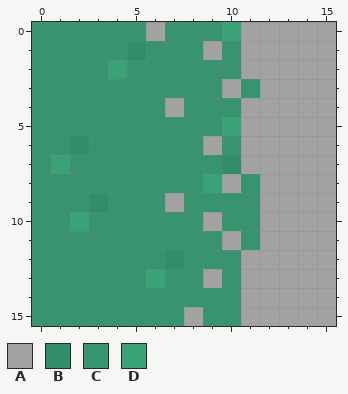
Edited in one commit: pixel-art sprite (images/terrain/concrete_grass_left.png). Above is the file before it was changed.
The file is 16x16 pixels. Colours within 5 levels of each other are drawn and written as one.
Palette (. is transparent): A #a2a2a2  B #328e68  C #37946e  D #39a277
After the commit:
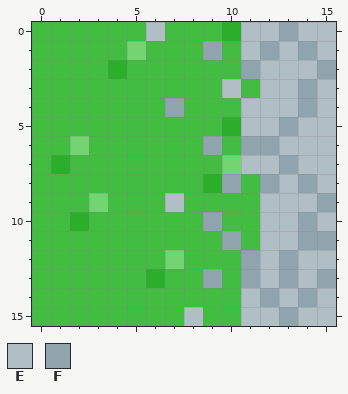
Colours new in this view: E #b0bec5  F #90a4ae
Change:
colour B: #328e68 -> #72d572
colour C: #37946e -> #42bd41
colour D: #39a277 -> #2baf2b
y 0: x 6 A -> E; x 11..15 AAAAA -> EEFEE
y 1: x 9 A -> F; x 11..15 AAAAA -> EFEFE
y 2: x 11..15 AAAAA -> FEEEF
y 3: x 10 A -> E; x 12..15 AAAA -> EEFE
y 4: x 7 A -> F; x 11..15 AAAAA -> EEEFE
y 5: x 11..15 AAAAA -> EEFEE
y 6: x 9 A -> F; x 11..15 AAAAA -> FFEEE
y 7: x 11..15 AAAAA -> EEFEE
y 8: x 10 A -> F; x 12..15 AAAA -> FEFE
y 9: x 7 A -> E; x 12..15 AAAA -> EEEF
y 10: x 9 A -> F; x 12..15 AAAA -> EEFE
y 11: x 10 A -> F; x 12..15 AAAA -> EEFF
y 12: x 11..15 AAAAA -> FEFEE
y 13: x 9 A -> F; x 11..15 AAAAA -> FEFEF
y 14: x 11..15 AAAAA -> EFEFE
y 15: x 8 A -> E; x 11..15 AAAAA -> EEFEE
Pixel boxes of the changes (left, top, right, bottom) in both pictures:
changed: (32, 22, 336, 326)
